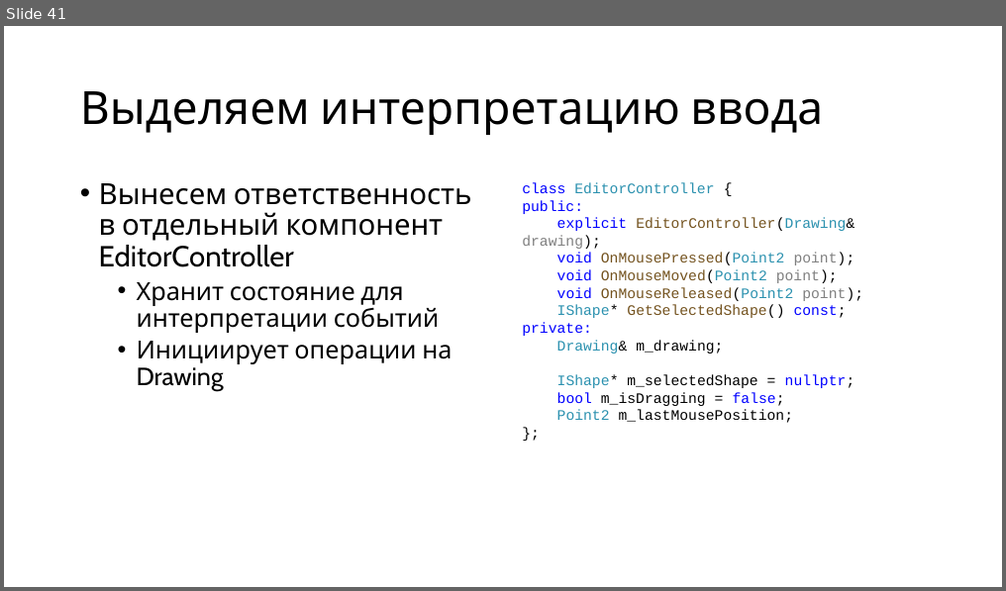
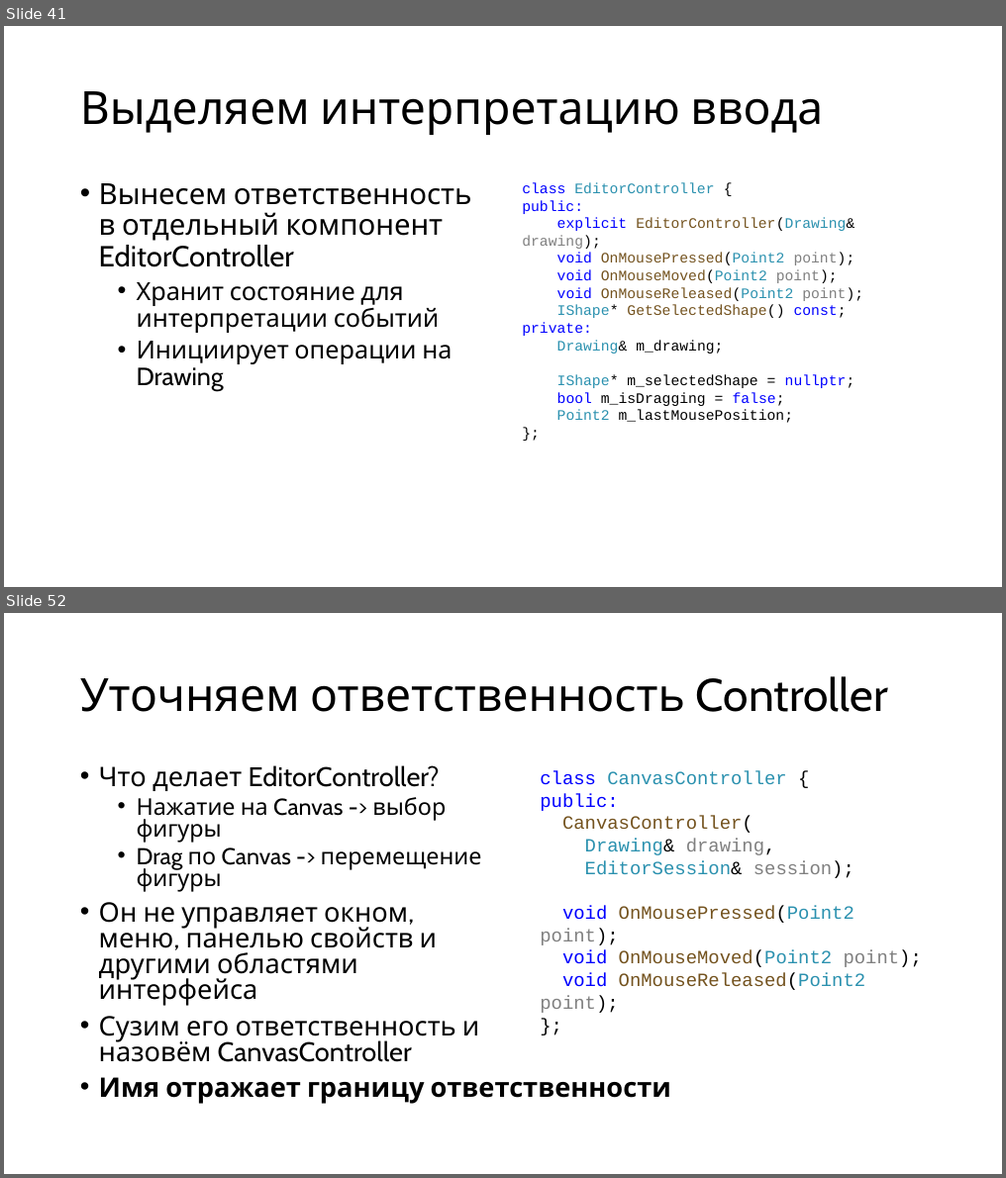
Before and after one commit to alexey-malov/ood, a slide deck: lectures/new/03. gui-app-design/gui-app-design.pptx. Shown one above the other, each under a label of ours: slide 41 before the commit, slides 41 and 52 after it; the slides between them are not shown. The pictures are 1006x591 and 1006x1178 pixels, drawn with LibreOffice and Linux fonts; fonts in the diff are those of the drawing. Boxes give left, top, right and bottom in pixels: in the first picture for what was removed or moved away, otherwise in the second. Text is boxed around its words. In the diff, an @@ line names an element or a change of style, - is before the commit and + after.

```diff
--- a/lectures/new/03. gui-app-design/gui-app-design.pptx
+++ b/lectures/new/03. gui-app-design/gui-app-design.pptx
@@ slide 52 added at <box>4,613,1002,1174</box>, background #FFFFFF @@
@@ title added at <box>80,676,888,712</box>, 44 pt, text #000000 @@
+Уточняем ответственность Controller
@@ text added at <box>99,765,482,1062</box>, 25.9 pt, text #000000 @@
+• Что делает EditorController?
+  • Нажатие на Canvas -> выбор фигуры
+  • Drag по Canvas -> перемещение фигуры
+• Он не управляет окном, меню, панелью свойств и другими областями интерфейса
+• Сузим его ответственность и назовём CanvasController
@@ text added at <box>540,771,922,990</box>, 18 pt, text #74531F @@
+class CanvasController {
+public:
+CanvasController(
+Drawing& drawing,
+EditorSession& session);
+void OnMousePressed(Point2 point);
+void OnMouseMoved(Point2 point);
+void OnMouseReleased(Point2 point);
+};
@@ text added at <box>99,1077,671,1104</box>, 25.9 pt, text #000000, bold @@
+• Имя отражает границу ответственности
```
Also in this commit, not shown: 2 slides changed, 35 other slides added, 4 slides removed, 6 other files.
